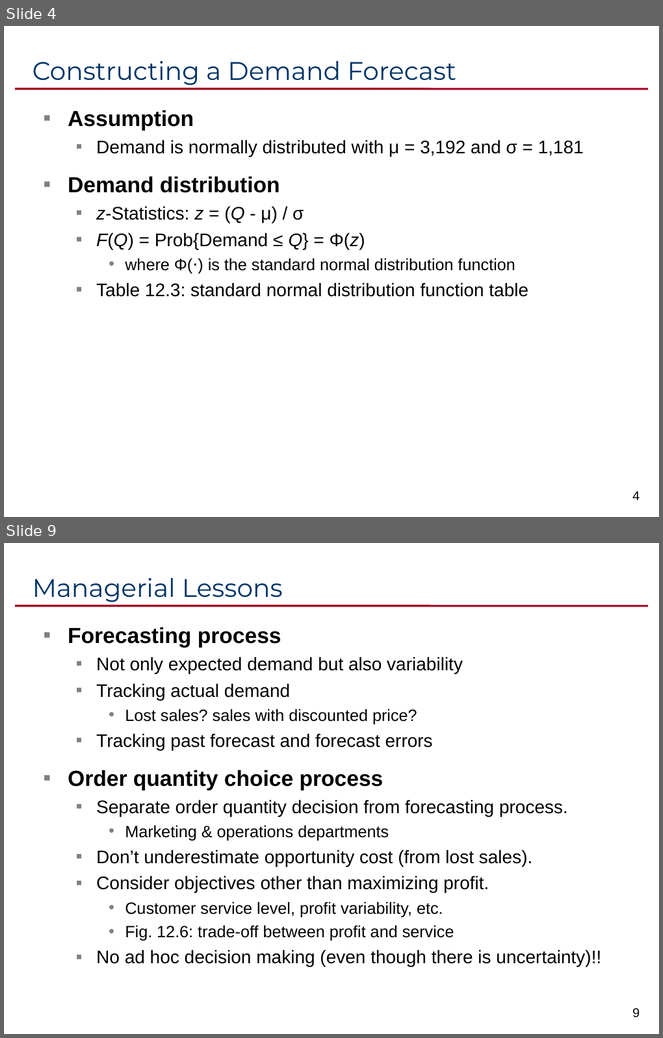
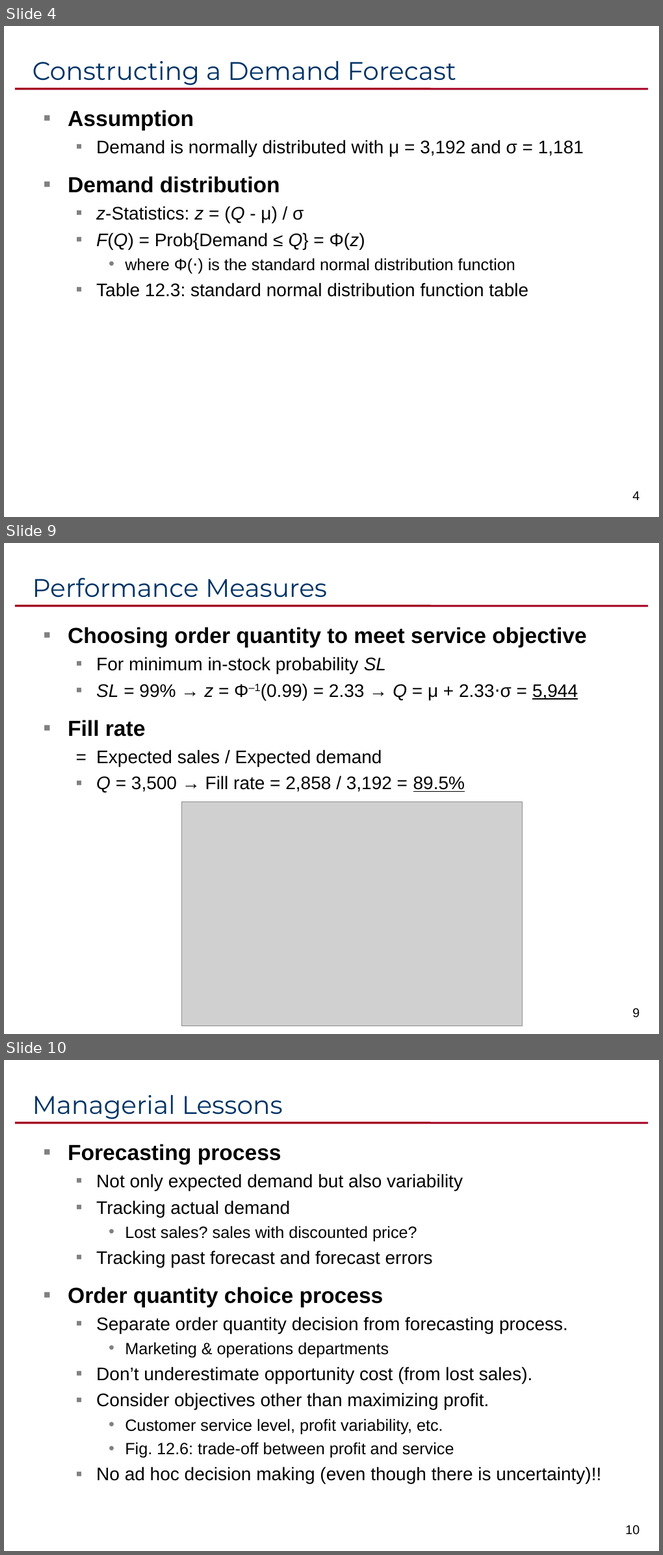
Before and after one commit to ikelab/courses, a slide deck: pm2016/c12.ppt. Shown one above the other, each under a label of ours: slides 4 and 9 before the commit, slides 4, 9 and 10 after it; the slides between them are not shown. The pictures are 663x1038 and 663x1555 pixels, drawn with LibreOffice and Linux fonts; fonts in the diff are those of the drawing; grey boxes stand for pictures. Boxes give left, top, right and bottom in pixels: in the first picture for what was removed or moved away, otherwise in the second. Text is boxed around its words. In the diff, an @@ line names an element or a change of style, - is before the commit and + after.

```diff
--- a/pm2016/c12.ppt
+++ b/pm2016/c12.ppt
@@ slide 9 added at box(4, 543, 659, 1034), background #FFFFFF; not listed: 1 template element that a slide beside it also shows @@
@@ title added at box(33, 577, 327, 598), 28 pt, text #003366 @@
+Performance Measures
@@ text added at box(68, 627, 587, 793), 20 pt, text #000000 @@
+▪ Choosing order quantity to meet service objective
+  ▪ For minimum in-stock probability SL
+  ▪ SL = 99% → z = Φ–1(0.99) = 2.33 → Q = μ + 2.33⋅σ = 5,944
+▪ Fill rate
+  = Expected sales / Expected demand
+  ▪ Q = 3,500 → Fill rate = 2,858 / 3,192 = 89.5%
@@ picture added at box(182, 802, 523, 1026) @@
@@ page number added at box(633, 1008, 640, 1018), 14 pt, text #000000 @@
+9
@@ what was slide 9 is now slide 10 @@
@@ page number at box(625, 1525, 640, 1535): text changed @@
-9
+10
```
Also in this commit, not shown: 4 slides changed, 1 other file.
